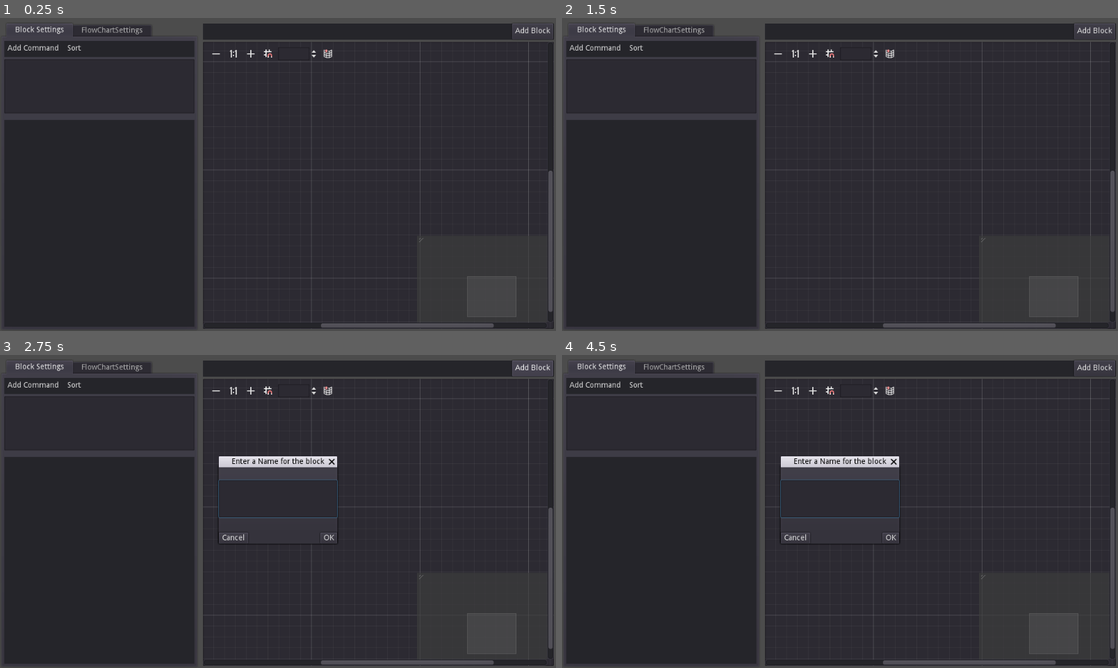
Above: before the commit, frames 1-4 (two rows, left to right).
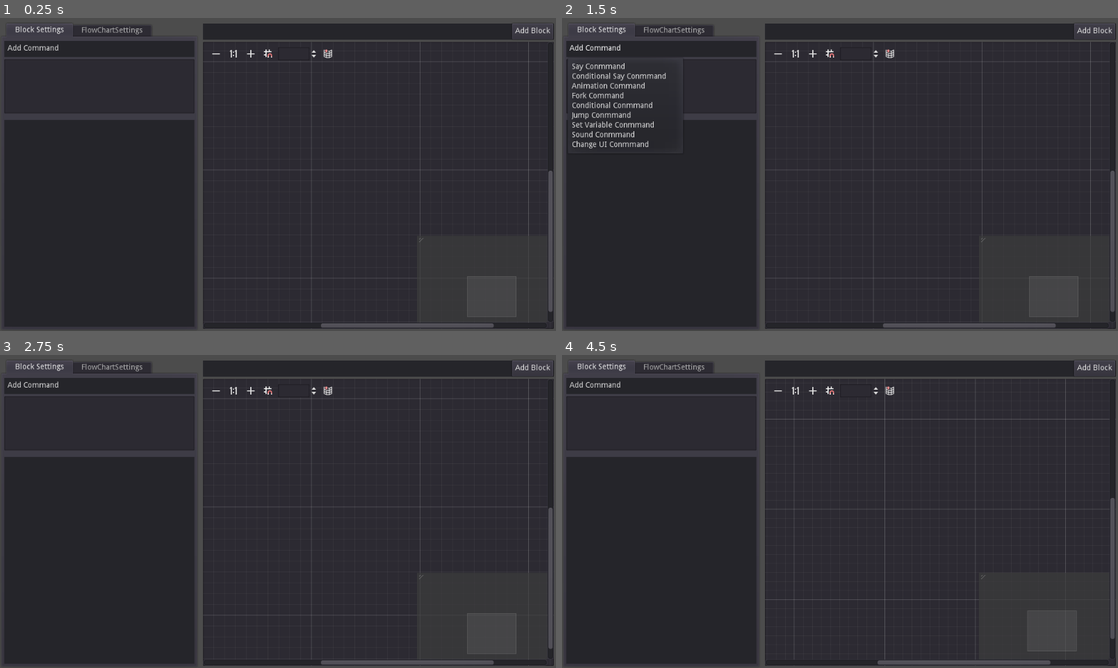
Above: after the commit, the same moments.

Repository: Arrow-x/Mushroom-Dialogs-System
Game: Godot game, scene res://DialogManager/Editor/FlowChartTab.tscn
Same seed, same stepped clock (60 frames per second), same inputs: the game is played once before the commit and once after it. This scene is started directly instead of the project's main scene.
Inputs (mouse positions are in pixels of both pictures, inside the frame that each line leads up to):
- Up to frame 1 (0.25 s): no input
- Up to frame 2 (1.5 s): click (634, 49) at 0.5 s, where only the run before the commit has a clickable "Sort"; click "Add Command" at 1.25 s
- Up to frame 3 (2.75 s): click "Add Block" at 2 s
- Up to frame 4 (4.5 s): click (890, 536) at 2.75 s, where only the run before the commit has a clickable "OK"; click (890, 536) at 3.5 s, where only the run before the commit has a clickable "OK"; click (778, 389) at 4.25 s

The runs differ from the first frame. In frame 1, less than 0.1% of the frame differs, in the area x 12-15%, y 8-11%; in frame 2, 1.1%; in frame 3, 1.0%; in frame 4, 1.7%, in the area x 12-100%, y 7-100%.
Error before the commit: Invalid get index 'nodes' (on base: 'Nil'). (res://DialogManager/Editor/FlowChartTab.gd:26)

Commit message:
remove uselss sort button

Diff:
--- a/DialogSystem/DialogManager/Editor/FlowChartTab.tscn
+++ b/DialogSystem/DialogManager/Editor/FlowChartTab.tscn
@@ -59,14 +59,8 @@
 text = "Add Command"
 script = ExtResource( 4 )
 
-[node name="Sort" type="MenuButton" parent="InspectorTabContainer/Block Settings/InspectorVContainer/inspectorHeader/inspectorHeaderHBoxContainer"]
+[node name="CurrentBlock" type="Label" parent="InspectorTabContainer/Block Settings/InspectorVContainer/inspectorHeader/inspectorHeaderHBoxContainer"]
 margin_left = 110.0
-margin_right = 147.0
-margin_bottom = 29.0
-text = "Sort"
-
-[node name="CurrentBlock" type="Label" parent="InspectorTabContainer/Block Settings/InspectorVContainer/inspectorHeader/inspectorHeaderHBoxContainer"]
-margin_left = 151.0
 margin_top = 7.0
 margin_right = 349.0
 margin_bottom = 21.0
